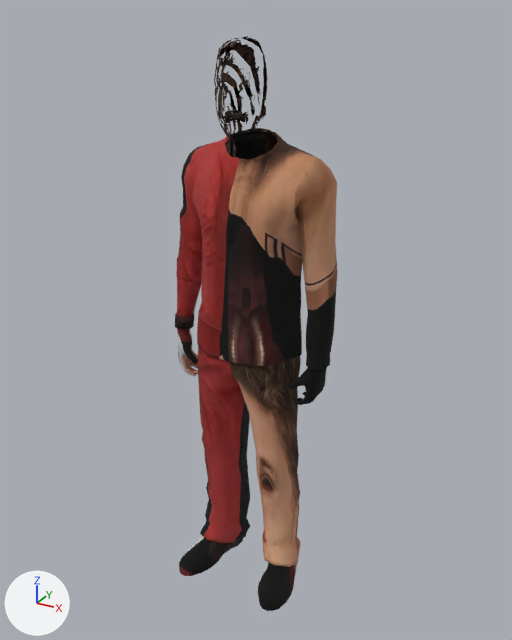
A saved change to the glTF model public/models/people/m06.glb.
The view is the same before and after, from a 50 mm camera at (1.012, -1.779, 0.877) aimed at (0.01, 0.042, -0.034). Arrows for +X, +Y and +Z are at lower left; the lights stay in place. The picture after the commit comes second. Objects named as collision shapes, trigger or cutter boxes, shadow casters or lower levels of detail are left out. Vertices at exactly the same position are counted once.

Names of what the first picture shows: 'lod0'.
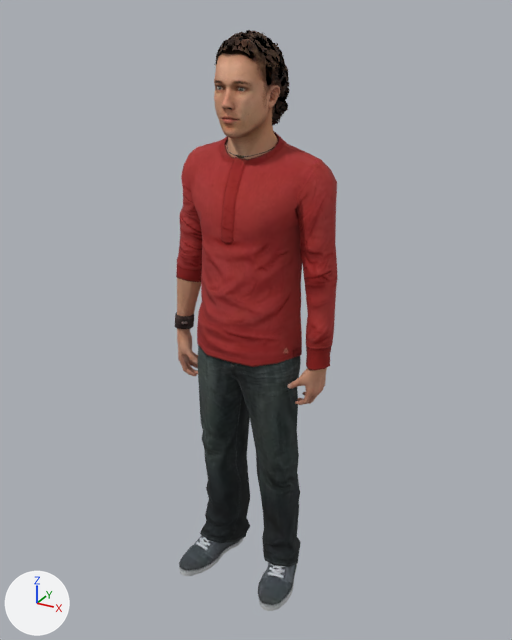
Edits to the scene script, one JSON object a line:
```json
{"block": "me_lod0", "where": "# used by ob_lod0; location = (0.0, 0.0, 0.0)"}
{"op": "remove", "block": "me_lod0", "code": "me_lod0.from_pydata(...)  # 2060 vertices, 4027 faces; spans x -0.29..0.27, y -0.17..0.17, z -1.01..0.83"}
{"op": "add", "block": "me_lod0", "code": "me_lod0.from_pydata(...)  # 3548 vertices, 7028 faces; spans x -0.29..0.27, y -0.17..0.17, z -1.01..0.83"}
{"block": "me_lod0", "change": "me_lod0 part 1: 123 vertices moved within x -0.28..0.25, y -0.1..0.1, z -0.27..0.69; 1488 vertices added at x -0.29..0.27, y -0.16..0.17, z -1.01..0.76"}
{"block": "me_lod0", "change": "me_lod0 part 2: 2003 kept faces spanning x -0.29..0.27, y -0.17..0.17, z -1.01..0.83 get new texture (UV) coordinates"}
```

Where the change shows, as pixel boxes (x1, y1, x2, y2) in the pictures (512 x 640 px):
```json
{"object": "lod0", "change": "reshaped", "before": [175, 36, 337, 611], "after": [175, 30, 337, 611]}
{"part": 1, "of": "me_lod0", "change": "built on", "before": [178, 81, 326, 405], "after": [175, 49, 337, 605]}
{"part": 2, "of": "me_lod0", "change": "surface changed", "before": [175, 36, 337, 611], "after": [175, 36, 337, 611]}
```
